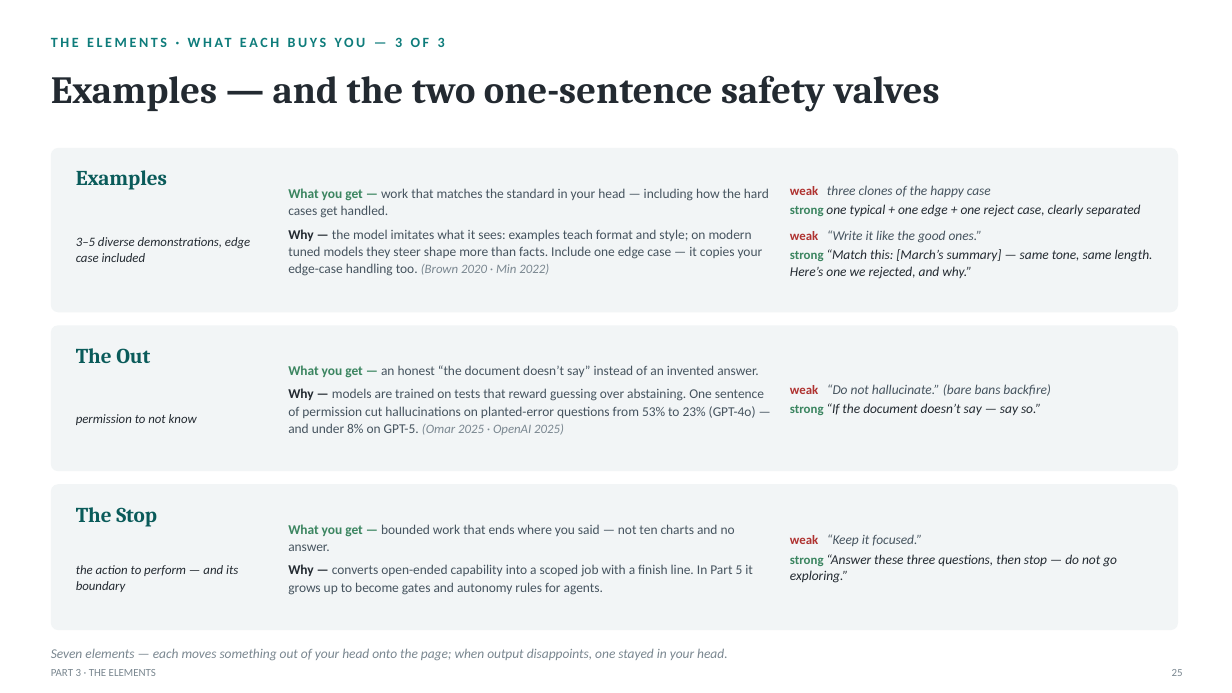
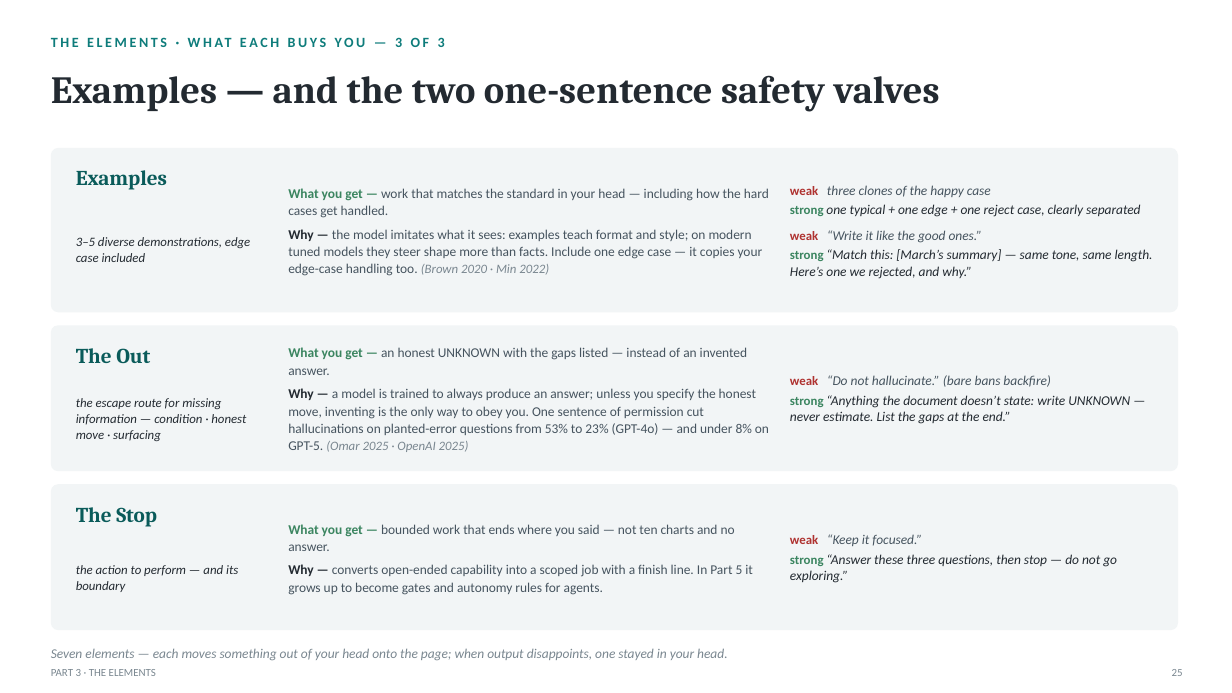
Before and after one commit to naviero1/Claude-Works, a slide deck: slide 25 of ai-training-prompt-engineering/deliverables/From_Prompts_to_Agents_Training.pptx. Drawn at 1232x693 pixels with LibreOffice and Linux fonts; fonts in the diff are those of the drawing. Boxes give left, top, right and bottom in pixels: in the first picture for what was removed or moved away, otherwise in the second. Text is boxed around its words. In the diff, an @@ line names an element or a change of style, - is before the commit and + after.

```diff
--- a/ai-training-prompt-engineering/deliverables/From_Prompts_to_Agents_Training.pptx
+++ b/ai-training-prompt-engineering/deliverables/From_Prompts_to_Agents_Training.pptx
@@ text at box(288, 347, 769, 452): text changed @@
-What you get — an honest “the document doesn’t say” instead of an invented answer.
-Why — models are trained on tests that reward guessing over abstaining. One sentence of permission cut hallucinations on planted-error questions from 53% to 23% (GPT-4o) — and under 8% on GPT-5. (Omar 2025 · OpenAI 2025)
+What you get — an honest UNKNOWN with the gaps listed — instead of an invented answer.
+Why — a model is trained to always produce an answer; unless you specify the honest move, inventing is the only way to obey you. One sentence of permission cut hallucinations on planted-error questions from 53% to 23% (GPT-4o) — and under 8% on GPT-5. (Omar 2025 · OpenAI 2025)
@@ text at box(76, 398, 246, 441): text changed @@
-permission to not know
+the escape route for missing information — condition · honest move · surfacing
@@ text at box(790, 395, 1130, 424): text changed @@
-strong “If the document doesn’t say — say so.”
+strong “Anything the document doesn’t state: write UNKNOWN — never estimate. List the gaps at the end.”
```
Also in this commit, not shown: 3 other slides changed, 22 other files.
